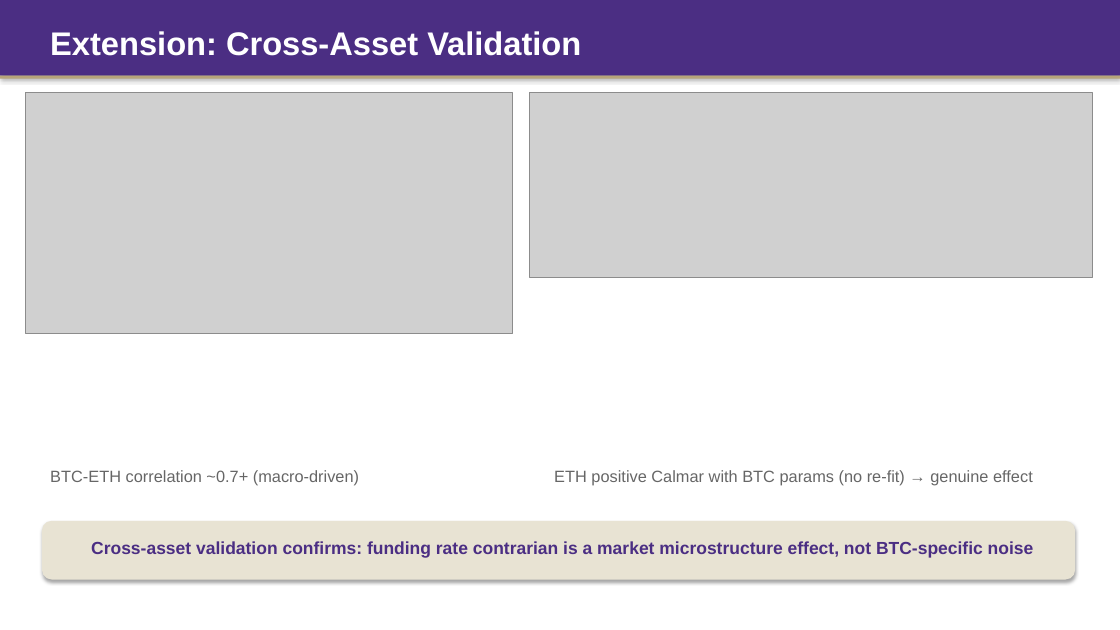
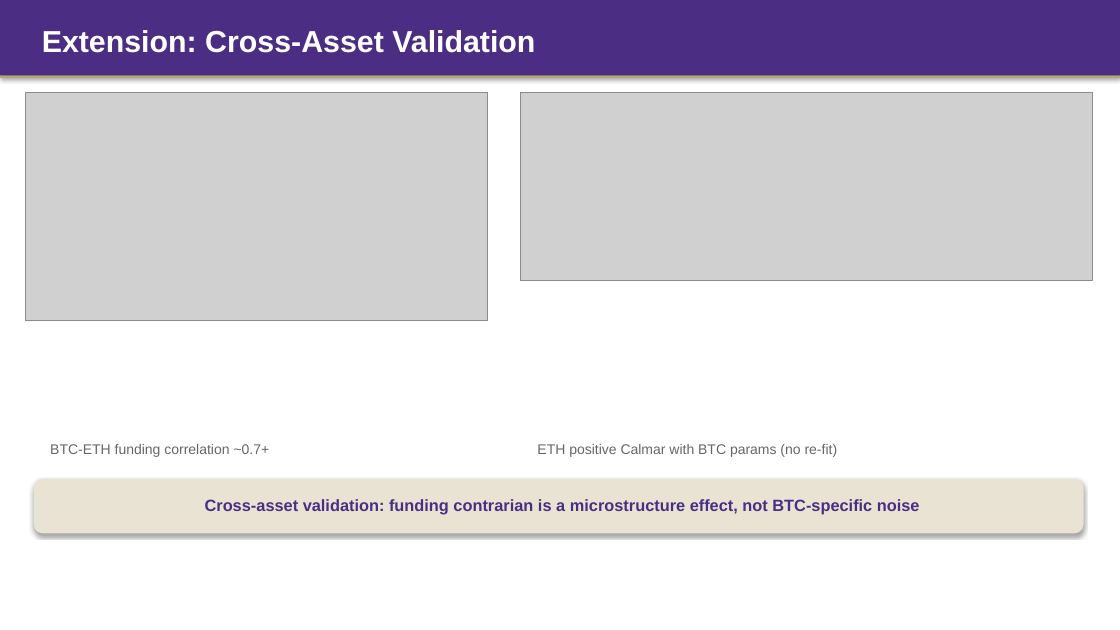
Before and after one commit to Tyche1107/Strategy-project, a slide deck: slide 13 of CFRM522_Presentation.pptx. Drawn at 1120x630 pixels with LibreOffice and Linux fonts; fonts in the diff are those of the drawing; grey boxes stand for pictures. Boxes give left, top, right and bottom in pixels: in the first picture for what was removed or moved away, otherwise in the second. Text is boxed around its words. In the diff, an @@ line names an element or a change of style, - is before the commit and + after.

```diff
--- a/CFRM522_Presentation.pptx
+++ b/CFRM522_Presentation.pptx
@@ text "Extension: Cross-Asset Validation": place and size @@
-text "Extension: Cross-Asset Validation" at box(50, 31, 581, 56)
+text "Extension: Cross-Asset Validation" at box(42, 30, 535, 53)
@@ text "Extension: Cross-Asset Validation" at box(42, 30, 535, 53): size 28 to 26 pt @@
@@ picture: place and size @@
-picture at box(25, 92, 513, 334)
+picture at box(25, 92, 487, 321)
@@ picture: place and size @@
-picture at box(529, 92, 1092, 277)
+picture at box(521, 92, 1092, 280)
@@ text at box(50, 444, 270, 457): text changed; size 14 to 12 pt @@
-BTC-ETH correlation ~0.7+ (macro-driven)
+BTC-ETH funding correlation ~0.7+
@@ text at box(537, 444, 838, 457): text changed; size 14 to 12 pt @@
-ETH positive Calmar with BTC params (no re-fit) → genuine effect
+ETH positive Calmar with BTC params (no re-fit)
@@ rounded rectangle: place and size @@
-rounded rectangle at box(42, 521, 1075, 580)
+rounded rectangle at box(34, 479, 1084, 534)
@@ text at box(205, 499, 920, 515): text changed; size 15 to 14 pt @@
-Cross-asset validation confirms: funding rate contrarian is a market microstructure effect, not BTC-specific noise
+Cross-asset validation: funding contrarian is a microstructure effect, not BTC-specific noise
```
Also in this commit, not shown: 14 other slides changed, 2 other files.
